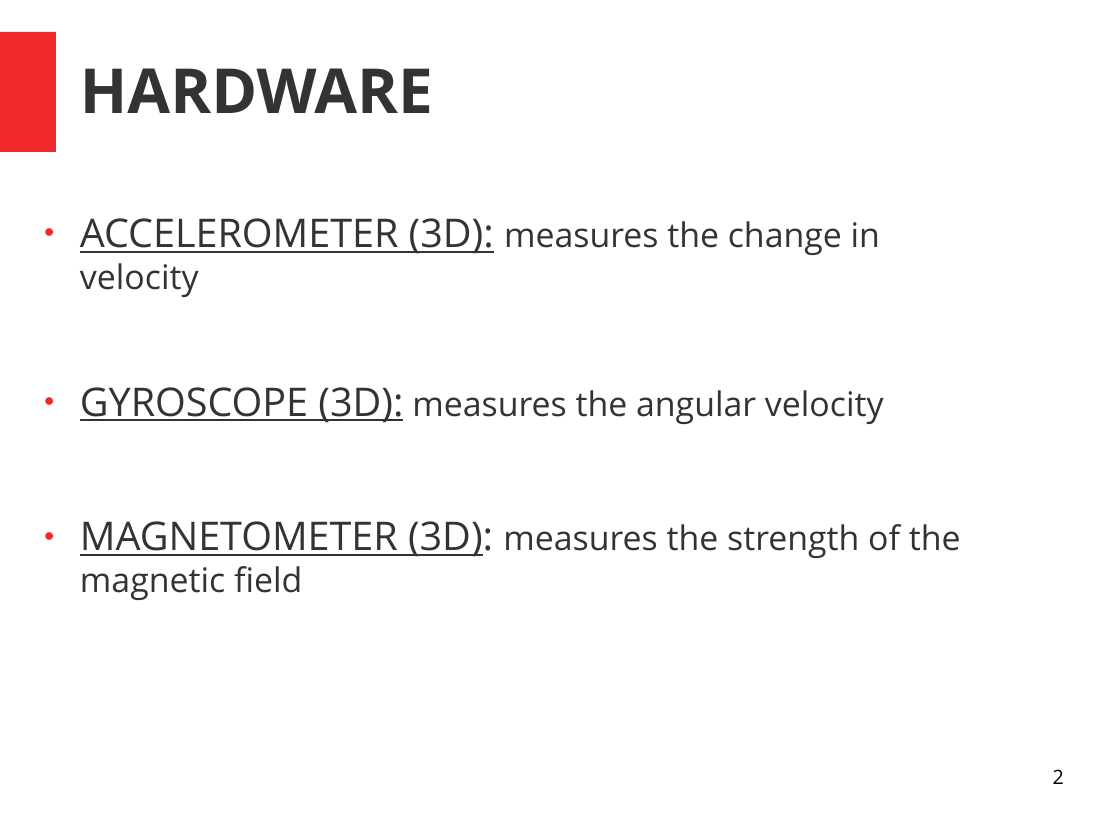
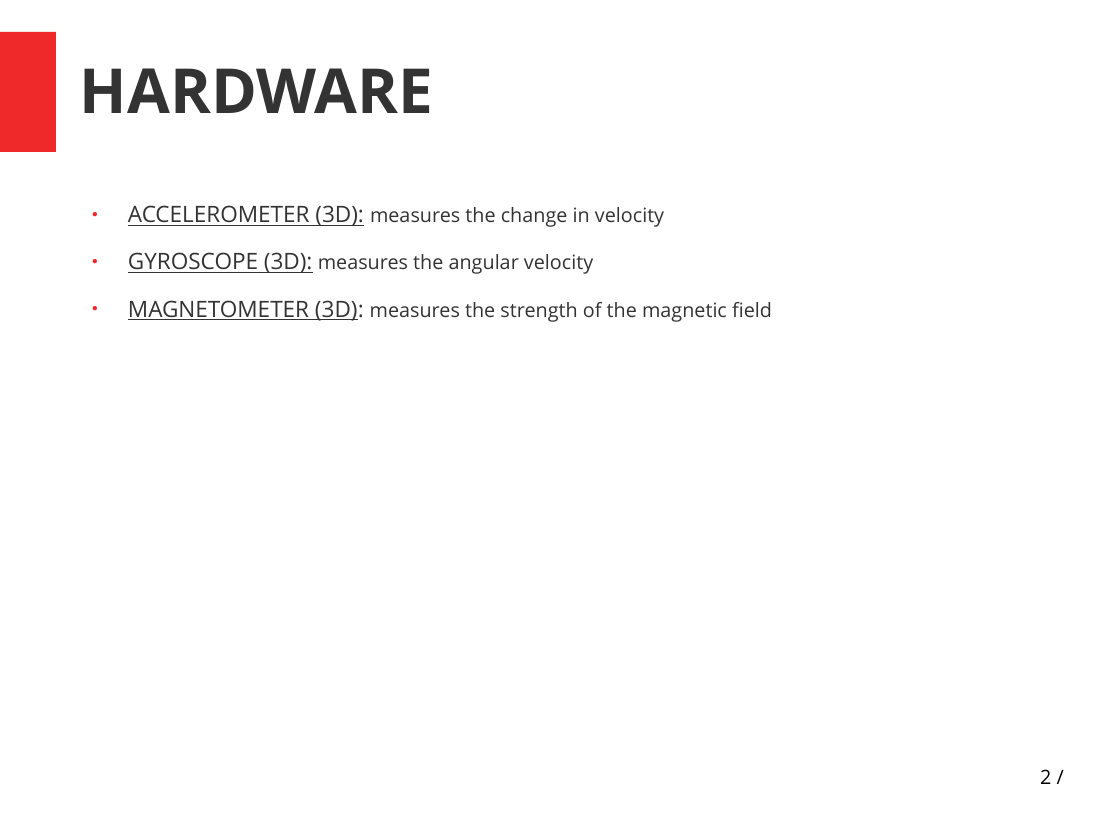
Before and after one commit to athava/ptixiaki, a slide deck: slide 2 of Untitled 1.odp. Drawn at 1120x840 pixels with LibreOffice and Linux fonts; fonts in the diff are those of the drawing. Boxes give left, top, right and bottom in pixels: in the first picture for what was removed or moved away, otherwise in the second. Text is boxed around its words. In the diff, an @@ line names an element or a change of style, - is before the commit and + after.

```diff
--- a/Untitled 1.odp
+++ b/Untitled 1.odp
@@ text "ACCELEROMETER (3D): measures the change ...": place and size @@
-text "ACCELEROMETER (3D): measures the change ..." at bbox=[80, 218, 961, 600]
+text "ACCELEROMETER (3D): measures the change ..." at bbox=[128, 205, 772, 322]
@@ text "ACCELEROMETER (3D): measures the change ..." at bbox=[128, 205, 772, 322]: size 28 to 16 pt in "ACCELEROMETER (3D):", "GYROSCOPE (3D):", "MAGNETOMETER (3D):"; size 24 to 14 pt in "measures the change in velocity", "measures the angular velocity", "measures the strength of the magnetic field"; indent changed @@
@@ page number at bbox=[1040, 769, 1051, 784]: text changed @@
-2
+2 /
```
Also in this commit, not shown: 5 other slides changed, 4 slides added, 3 other files.
